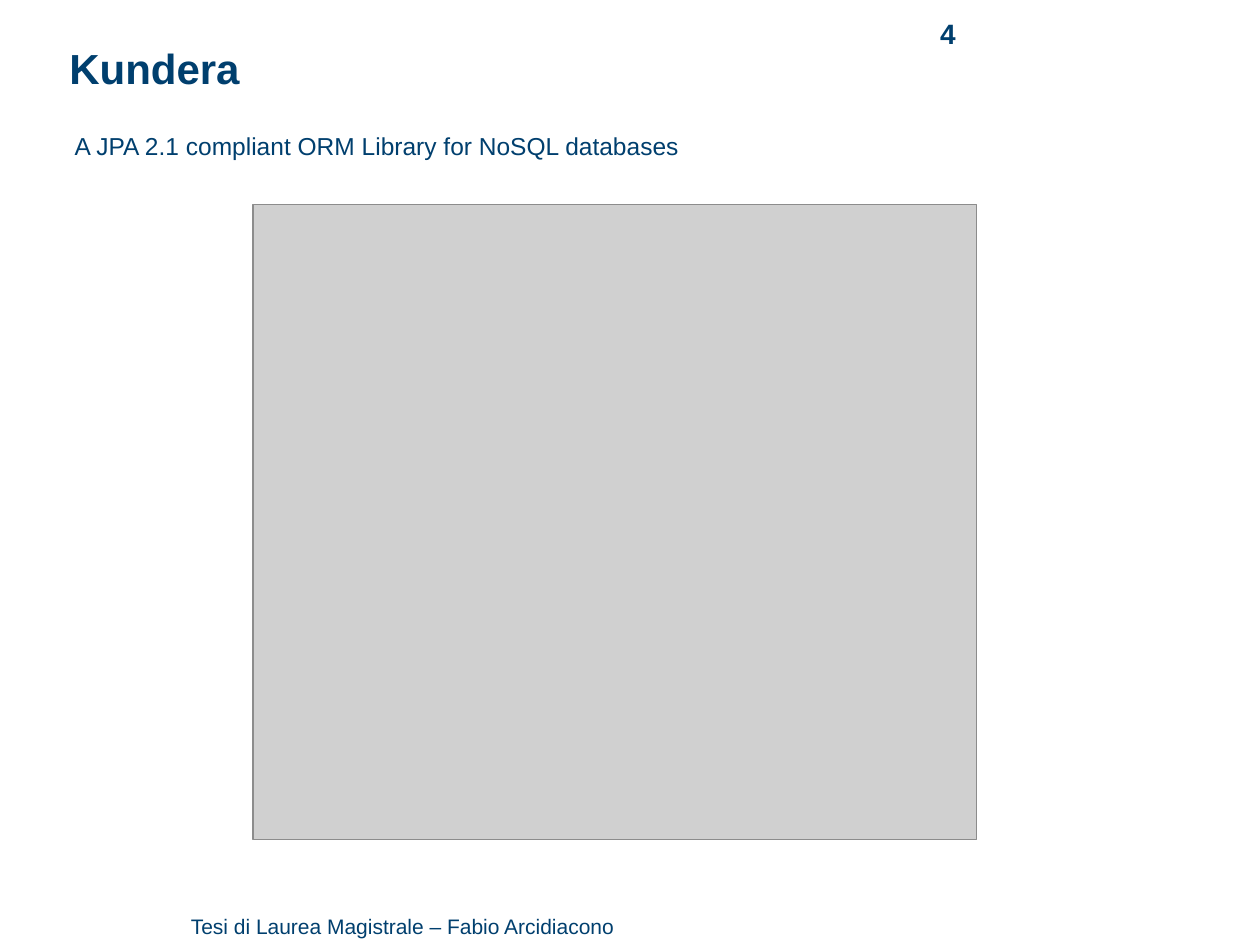
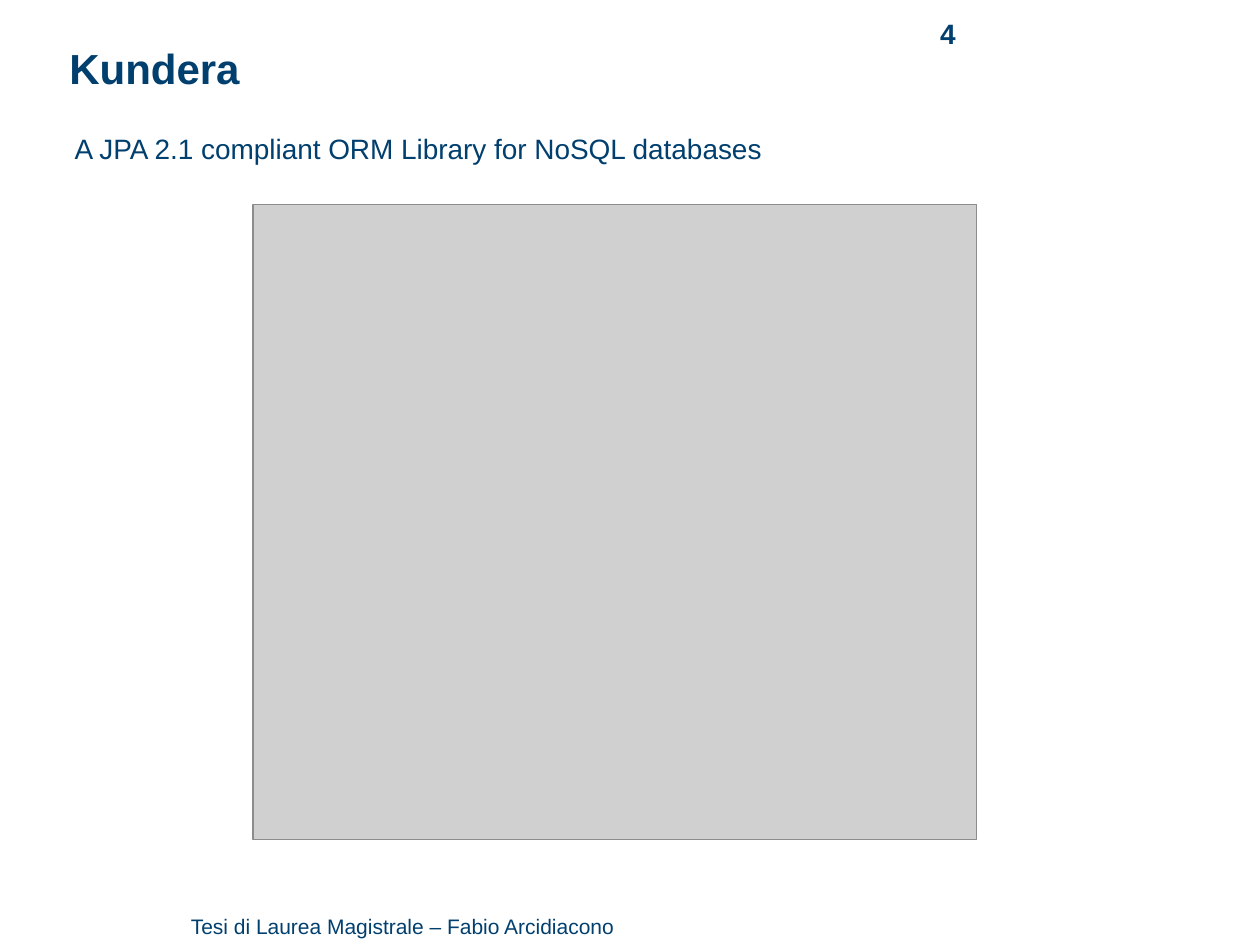
Before and after one commit to arci/thesis, a slide deck: slide 4 of presentation/ThesisPresentation.ppt. Drawn at 1260x945 pixels with LibreOffice and Linux fonts; fonts in the diff are those of the drawing; grey boxes stand for pictures; background and template pictures are left out. Boxes give left, top, right and bottom in pixels: in the first picture for what was removed or moved away, otherwise in the second. Text is boxed around its words. In the diff, an @@ line names an element or a change of style, - is before the commit and + after.

```diff
--- a/presentation/ThesisPresentation.ppt
+++ b/presentation/ThesisPresentation.ppt
@@ text "A JPA 2.1 compliant ORM ..." at (75, 138, 762, 164): size 14 to 16 pt @@
```
Also in this commit, not shown: 4 other slides changed, 2 slides added, 3 slides removed, 2 other files.
